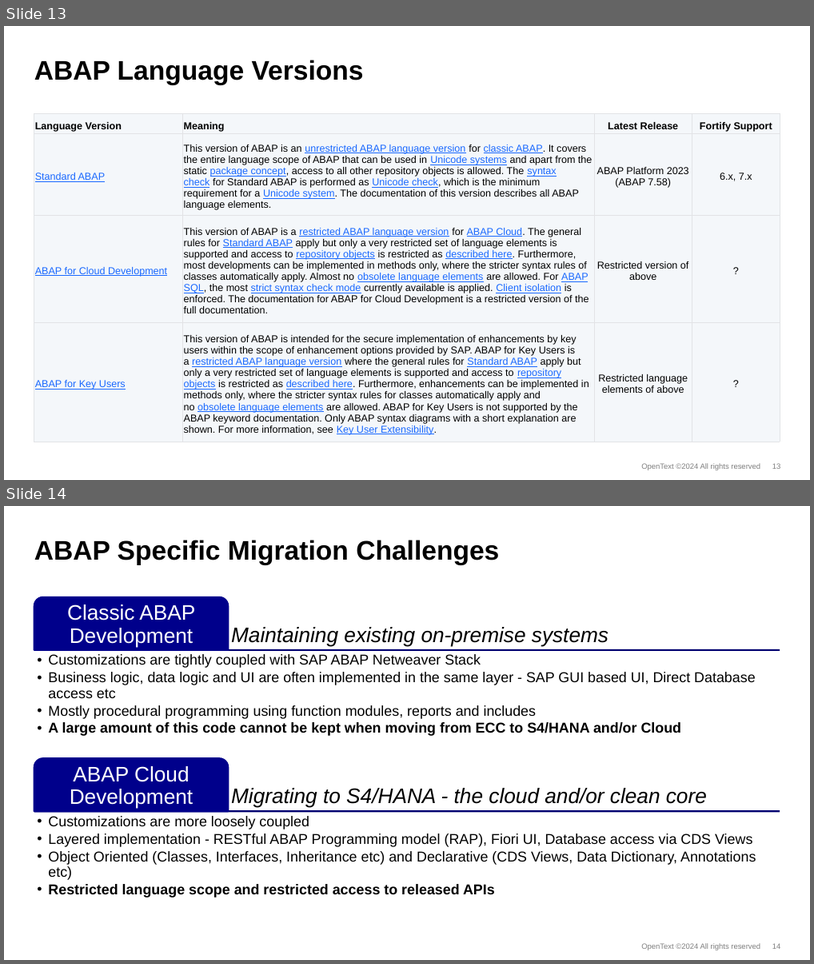
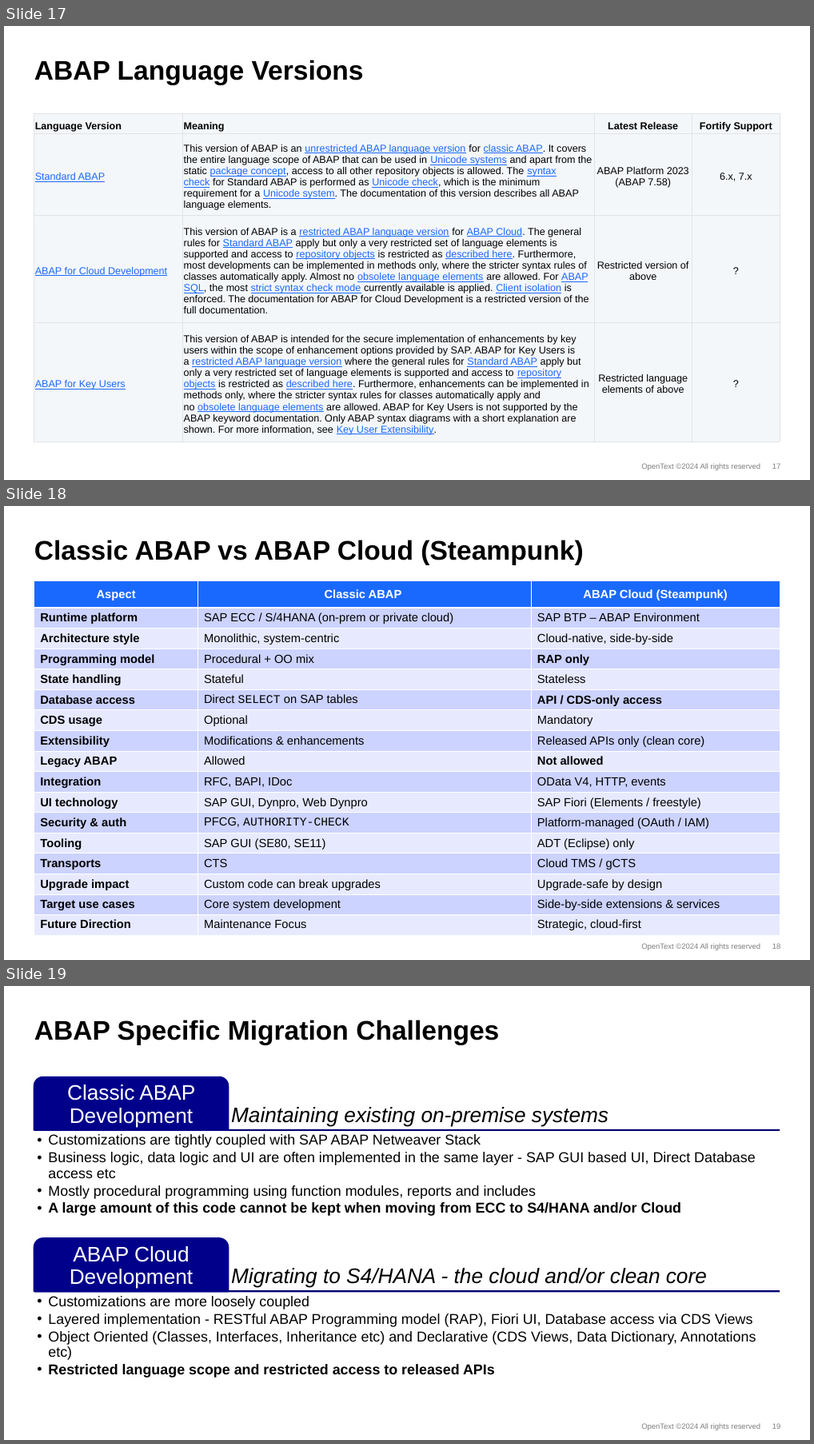
Before and after one commit to fortify-presales/fortify-sap-demo, a slide deck: doc/OpenText_Code_Security_for_SAP.pptx. Shown one above the other, each under a label of ours: slides 13 and 14 before the commit, slides 17, 18 and 19 after it. The pictures are 814x964 and 814x1444 pixels, drawn with LibreOffice and Linux fonts; fonts in the diff are those of the drawing; background and template pictures are left out. Boxes give left, top, right and bottom in pixels: in the first picture for what was removed or moved away, otherwise in the second. Text is boxed around its words. In the diff, an @@ line names an element or a change of style, - is before the commit and + after.

```diff
--- a/doc/OpenText_Code_Security_for_SAP.pptx
+++ b/doc/OpenText_Code_Security_for_SAP.pptx
@@ slide 18 added at [4, 506, 810, 960], background #FFFFFF; not listed: 2 template elements that a slide beside it also shows @@
@@ title added at [34, 540, 583, 565], 32 pt, text #000000, bold @@
+Classic ABAP vs ABAP Cloud (Steampunk)
@@ table added at [34, 580, 780, 936], 17 rows, 3 columns @@
+Aspect | Classic ABAP | ABAP Cloud (Steampunk)
+Runtime platform | SAP ECC / S/4HANA (on‑prem or private cloud) | SAP BTP – ABAP Environment
+Architecture style | Monolithic, system‑centric | Cloud‑native, side‑by‑side
+Programming model | Procedural + OO mix | RAP only
+State handling | Stateful | Stateless
+Database access | Direct SELECT on SAP tables | API / CDS‑only access
+CDS usage | Optional | Mandatory
+Extensibility | Modifications & enhancements | Released APIs only (clean core)
+Legacy ABAP | Allowed | Not allowed
+Integration | RFC, BAPI, IDoc | OData V4, HTTP, events
+UI technology | SAP GUI, Dynpro, Web Dynpro | SAP Fiori (Elements / freestyle)
+Security & auth | PFCG, AUTHORITY‑CHECK | Platform‑managed (OAuth / IAM)
+Tooling | SAP GUI (SE80, SE11) | ADT (Eclipse) only
+Transports | CTS | Cloud TMS / gCTS
+Upgrade impact | Custom code can break upgrades | Upgrade‑safe by design
+Target use cases | Core system development | Side‑by‑side extensions & services
+Future Direction | Maintenance Focus | Strategic, cloud-first
@@ what was slide 13 is now slide 17 @@
@@ page number at [773, 463, 782, 468]: text changed @@
-13
+17
@@ what was slide 14 is now slide 19 @@
```
Also in this commit, not shown: 2 slides changed, 3 other files.
